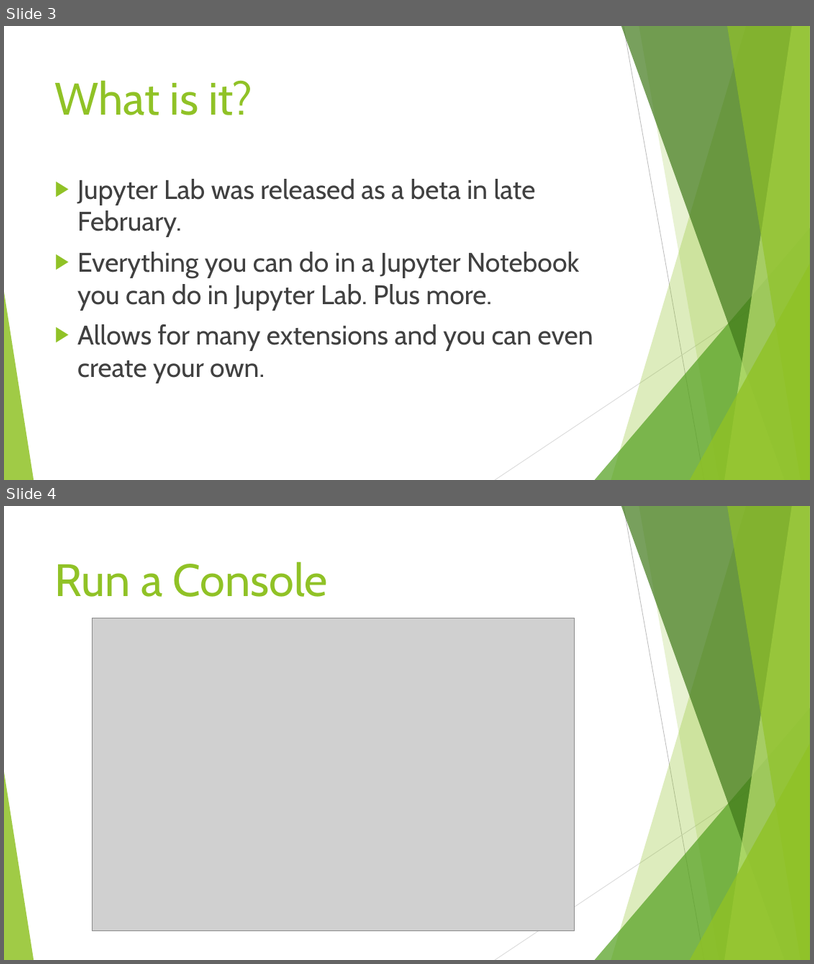
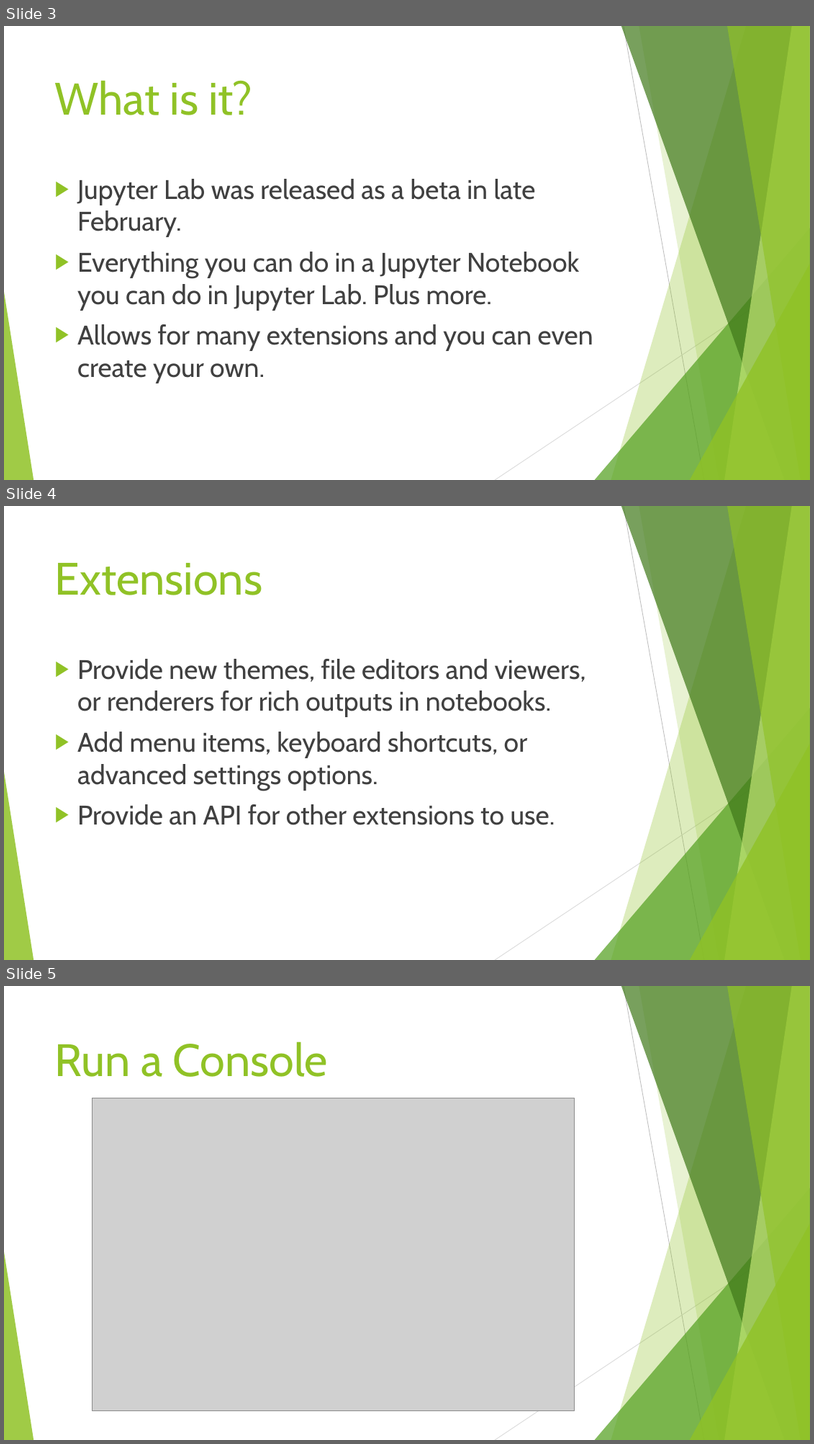
Before and after one commit to Jzbooth/Booth_Metis, a slide deck: investigation_jupyter_lab.pptx. Shown one above the other, each under a label of ours: slides 3 and 4 before the commit, slides 3, 4 and 5 after it. The pictures are 814x964 and 814x1444 pixels, drawn with LibreOffice and Linux fonts; fonts in the diff are those of the drawing; grey boxes stand for pictures. Boxes give left, top, right and bottom in pixels: in the first picture for what was removed or moved away, otherwise in the second. Text is boxed around its words. In the diff, an @@ line names an element or a change of style, - is before the commit and + after.

```diff
--- a/investigation_jupyter_lab.pptx
+++ b/investigation_jupyter_lab.pptx
@@ slide 4 added at (4,506,810,960), background #FFFFFF; not listed: 10 template elements that a slide beside it also shows @@
@@ title added at (55,563,263,595), 54 pt, text #90C226 @@
+Extensions
@@ text added at (77,659,586,825), 32 pt, text #404040 @@
+▶ Provide new themes, file editors and viewers, or renderers for rich outputs in notebooks.
+▶ Add menu items, keyboard shortcuts, or advanced settings options.
+▶ Provide an API for other extensions to use.
@@ what was slide 4 is now slide 5 @@
```
Also in this commit, not shown: 8 other files.
